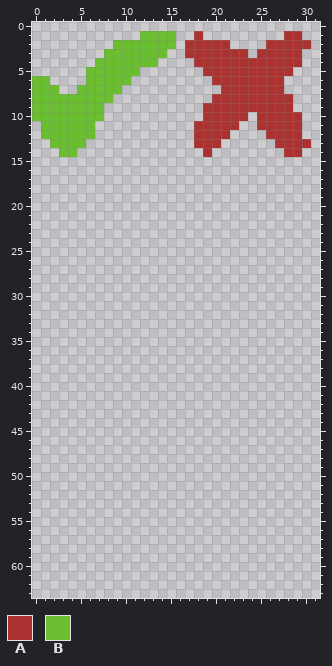
File history of a pixel-art file, external/spritesheet.aseprite. Above is the file before it was changed.
64x64 pixels, 1 frame. Shown: x 0..31, y 0..63.
Palette (. is transparent): A #ac3232  B #6abe30
Pixels before, first column x 0:
 1 ............BBBB..A.........AA.
 2 .........BBBBBBB.AAAAA....AAAAA
 3 ........BBBBBBB..AAAAAAA.AAAAA.
 4 .......BBBBBBB....AAAAAAAAAAAA.
 5 ......BBBBBB.......AAAAAAAAAA..
 6 BB....BBBBB.........AAAAAAAA...
 7 BBB..BBBBB...........AAAAAAA...
 8 BBBBBBBBB...........AAAAAAAAA..
 9 BBBBBBBB...........AAAAAAAAAA..
10 BBBBBBBB...........AAAAA.AAAAA.
11 .BBBBBB...........AAAAA..AAAAA.
12 .BBBBBB...........AAAA....AAAA.
13 ..BBBB............AAA......AAAA
14 ...BB..............A........AA.
And afterwards:
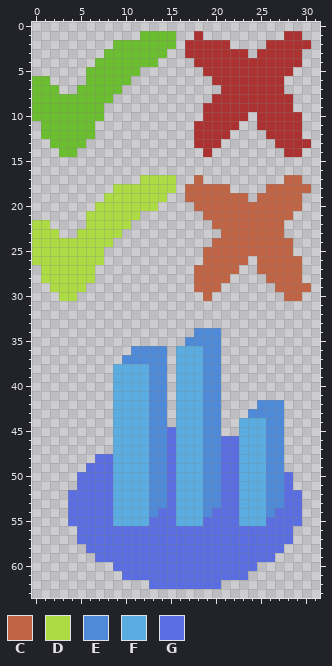
Colours new in this view: C #bf6545  D #addb43  E #4e8ad7  F #5bade1  G #5b6ee1
Change:
Colour C now appears in row 17 at x 18 and 28 to 29; in row 18 at x 17 to 21 and 26 to 30; in row 19 at x 17 to 23 and 25 to 29; in row 20 at x 18 to 29; in row 21 at x 19 to 28; in row 22 at x 20 to 27.
Colour C now appears in row 23 at x 21 to 27; in row 24 at x 20 to 28; in row 25 at x 19 to 28; in row 26 at x 19 to 23 and 25 to 29; in row 27 at x 18 to 22 and 25 to 29; in row 28 at x 18 to 21 and 26 to 29.
Colour C now appears in row 29 at x 18 to 20 and 27 to 30; in row 30 at x 19 and 28 to 29.
Colour D now appears in row 17 at x 12 to 15; in row 18 at x 9 to 15; in row 19 at x 8 to 14; in row 20 at x 7 to 13; in row 21 at x 6 to 11; in row 22 at x 0 to 1 and 6 to 10.
Colour D now appears in row 23 at x 0 to 2 and 5 to 9; in row 24 at x 0 to 8; in rows 25 to 26 at x 0 to 7; in rows 27 to 28 at x 1 to 6; in row 29 at x 2 to 5; in row 30 at x 3 to 4.
Colour E now appears in row 34 at x 18 to 20; in row 35 at x 17 to 20; in row 36 at x 11 to 14 and 19 to 20; in row 37 at x 10 to 14 and 19 to 20; in rows 38 to 41 at x 13 to 14 and 19 to 20; in row 42 at x 13 to 14, 19 to 20 and 25 to 27.
Colour E now appears in row 43 at x 13 to 14, 19 to 20 and 24 to 27; in rows 44 to 53 at x 13 to 14, 19 to 20 and 26 to 27; in row 54 at x 13, 19 and 26.
Colour F now appears in rows 36 to 37 at x 16 to 18; in rows 38 to 43 at x 9 to 12 and 16 to 18; in rows 44 to 55 at x 9 to 12, 16 to 18 and 23 to 25.
Colour G now appears in row 45 at x 15; in rows 46 to 47 at x 15 and 21 to 22; in row 48 at x 7 to 8, 15 and 21 to 22; in row 49 at x 6 to 8, 15 and 21 to 22; in rows 50 to 51 at x 5 to 8, 15, 21 to 22 and 28; in rows 52 to 53 at x 4 to 8, 15, 21 to 22 and 28 to 29.
Colour G now appears in row 54 at x 4 to 8, 14 to 15, 20 to 22 and 27 to 29; in row 55 at x 4 to 8, 13 to 15, 19 to 22 and 26 to 29; in rows 56 to 57 at x 5 to 28; in row 58 at x 6 to 27; in row 59 at x 7 to 26; in row 60 at x 9 to 24.
Colour G now appears in row 61 at x 10 to 23; in row 62 at x 13 to 20.
Boxes around the changes in both pictures, in picture pixels (x1, y1, x2, y2):
added: (32, 175, 311, 589)
